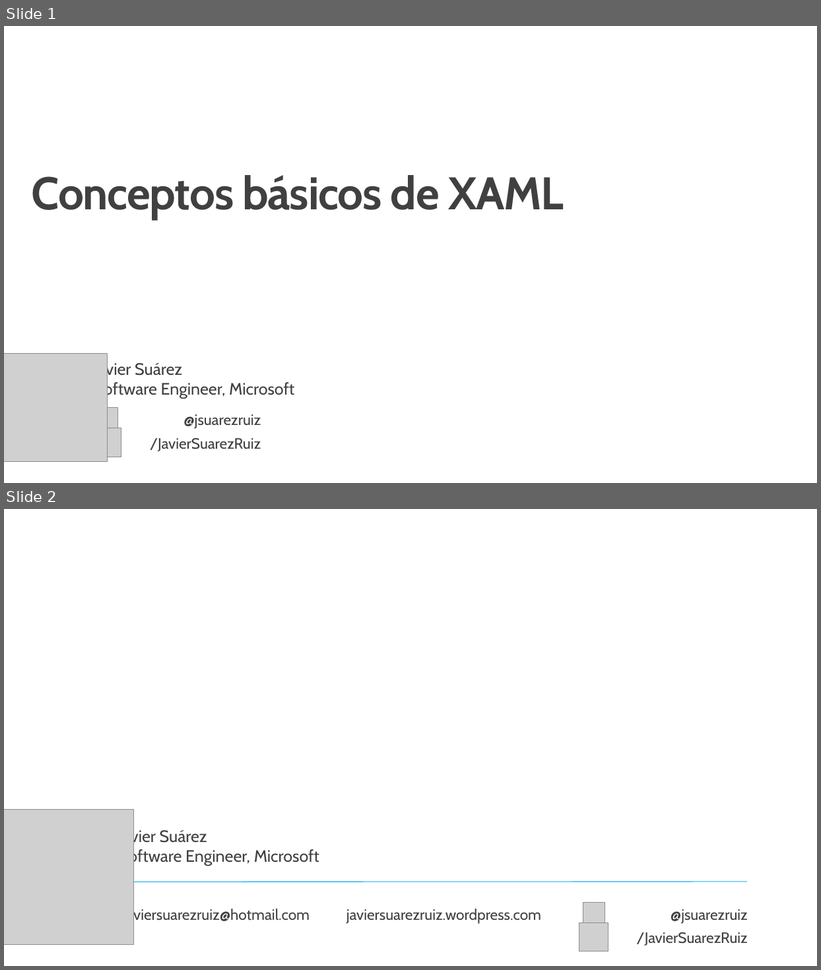
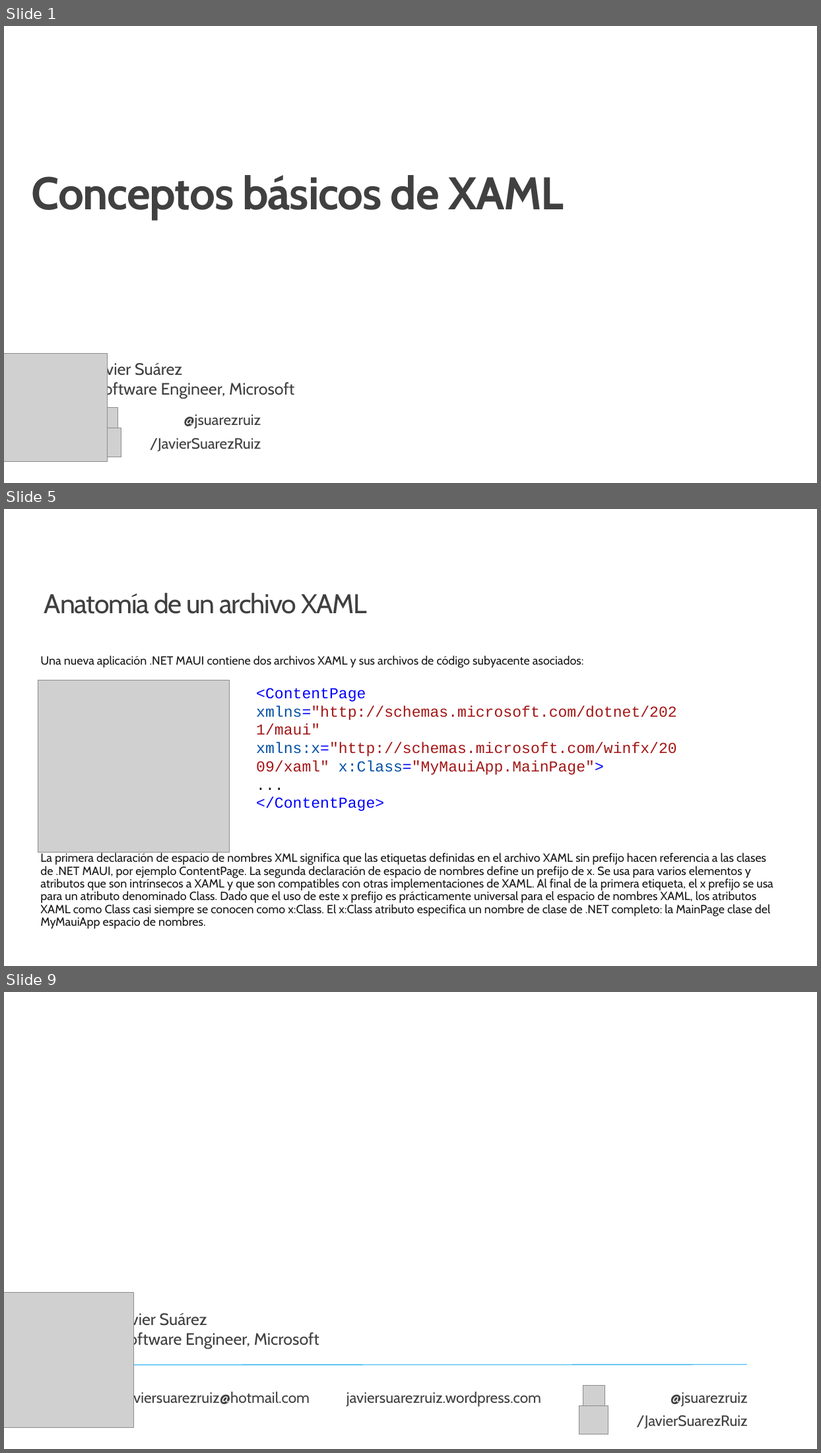
Before and after one commit to jsuarezruiz/taller-dotnet-maui, a slide deck: Bloque 4 - Creación de la UI/Taller15 - XAML.pptx. Shown one above the other, each under a label of ours: slides 1 and 2 before the commit, slides 1, 5 and 9 after it; the slides between them are not shown. The pictures are 821x970 and 821x1453 pixels, drawn with LibreOffice and Linux fonts; fonts in the diff are those of the drawing; grey boxes stand for pictures; background and template pictures are left out. Boxes give left, top, right and bottom in pixels: in the first picture for what was removed or moved away, otherwise in the second. Text is boxed around its words. In the diff, an @@ line names an element or a change of style, - is before the commit and + after.

```diff
--- a/Bloque 4 - Creación de la UI/Taller15 - XAML.pptx
+++ b/Bloque 4 - Creación de la UI/Taller15 - XAML.pptx
@@ slide 5 added at (x1=4, y1=509, x2=817, y2=966), background #FFFFFF @@
@@ title added at (x1=44, y1=593, x2=367, y2=614), 32 pt, text #404040 @@
+Anatomía de un archivo XAML
@@ text added at (x1=40, y1=656, x2=773, y2=929), 14 pt, text #171717 @@
+Una nueva aplicación .NET MAUI contiene dos archivos XAML y sus archivos de código subyacente asociados:
+La primera declaración de espacio de nombres XML significa que las etiquetas definidas en el archivo XAML sin prefijo hacen referencia a las clases de .NET MAUI, por ejemplo ContentPage. La segunda declaración de espacio de nombres define un prefijo de x. Se usa para varios elementos y atributos que son intrínsecos a XAML y que son compatibles con otras implementaciones de XAML. Al final de la primera etiqueta, el x prefijo se usa para un atributo denominado Class. Dado que el uso de este x prefijo es prácticamente universal para el espacio de nombres XAML, los atributos XAML como Class casi siempre se conocen como x:Class. El x:Class atributo especifica un nombre de clase de .NET completo: la MainPage clase del MyMauiApp espacio de nombres.
@@ picture added at (x1=38, y1=681, x2=230, y2=852) @@
@@ text added at (x1=256, y1=688, x2=677, y2=775), 18 pt, text #A31515 @@
+<ContentPage xmlns="http://schemas.microsoft.com/dotnet/2021/maui" xmlns:x="http://schemas.microsoft.com/winfx/2009/xaml" x:Class="MyMauiApp.MainPage">
+...
+</ContentPage>
@@ what was slide 2 is now slide 9 @@
```
Also in this commit, not shown: 6 other slides added.
